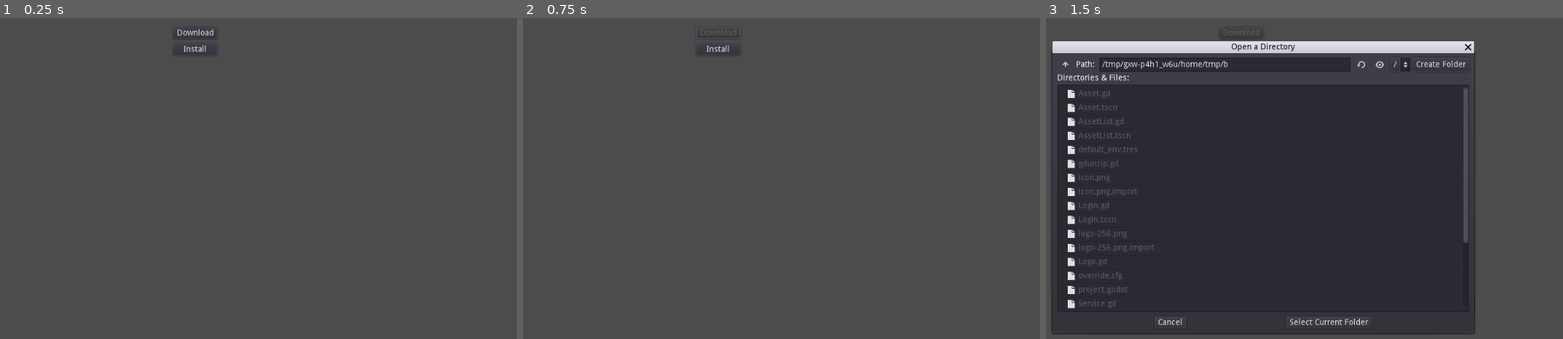
Above: before the commit, frames 1-3 (left to right).
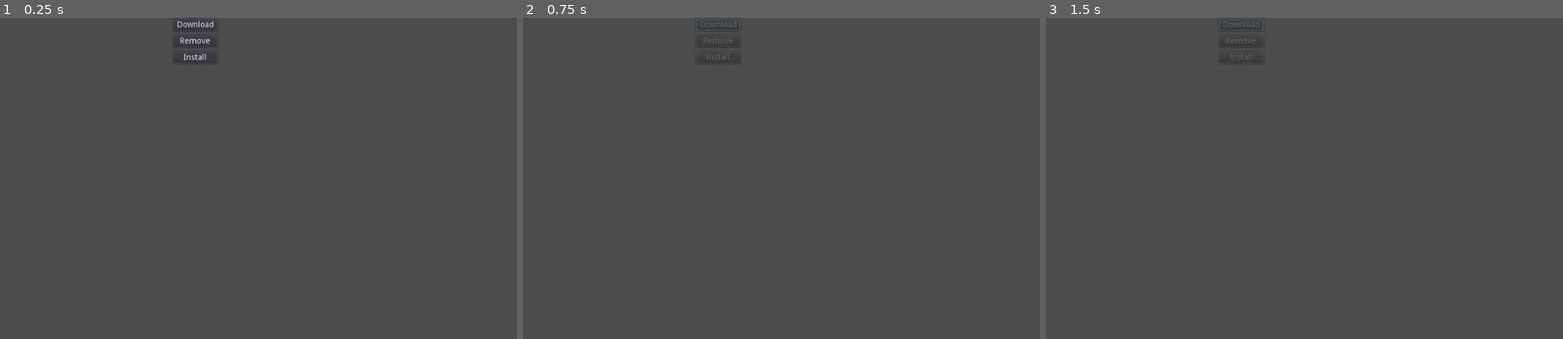
Above: after the commit, the same moments.

Repository: godotassets/plugin
Game: Godot game, scene res://Asset.tscn
The game is run twice, just before and just after one commit, with the same random seed, the same clock (stepped at 60 frames per second) and the same inputs. This scene is started directly instead of the project's main scene.
Inputs (mouse positions are in pixels of both pictures, inside the frame that each line leads up to):
- Up to frame 1 (0.25 s): no input
- Up to frame 2 (0.75 s): click "Download" at 0.5 s
- Up to frame 3 (1.5 s): click (1242, 50) at 1.25 s, where only the run before the commit has a clickable "Install"

The runs differ from the first frame. In frame 1, 0.3% of the frame differs, in the area x 34-42%, y 0-14%; in frame 2, 0.2%; in frame 3, 66%, in the area x 1-84%, y 0-99%.
Error in both runs: Invalid call. Nonexistent function '_is_asset_downloaded' in base 'Nil'. (res://Asset.gd:10)

Commit message:
Remove button

Diff:
--- a/godot-assets-integration/Asset.gd
+++ b/godot-assets-integration/Asset.gd
@@ -8,6 +8,7 @@
 
 func _ready():
 	$ButtonContainer/InstallButton.visible = service._is_asset_downloaded(asset_id)
+	$ButtonContainer/RemoveButton.visible = $ButtonContainer/InstallButton.visible
 	$Padding/Content/Name.text = asset_name
 	$Padding/Content/Publisher.text = publisher
 
@@ -27,11 +28,16 @@
 
 func _on_DownloadButton_pressed():
 	$ButtonContainer/DownloadButton.disabled = true
+	$ButtonContainer/InstallButton.disabled = true
+	$ButtonContainer/RemoveButton.disabled = true
 
 	var result = yield(service.download_asset(asset_id, asset_name), "completed")
 
 	$ButtonContainer/DownloadButton.disabled = false
+	$ButtonContainer/InstallButton.disabled = false
+	$ButtonContainer/RemoveButton.disabled = false
 	$ButtonContainer/InstallButton.visible = result != null
+	$ButtonContainer/RemoveButton.visible = $ButtonContainer/InstallButton.visible
 
 
 func _on_InstallButton_pressed():
@@ -42,3 +48,9 @@
 	$ButtonContainer/DownloadButton.disabled = false
 
 	service.install_asset(asset_id, dir)
+
+func _on_RemoveButton_pressed():
+	service.remove_asset(asset_id)
+
+	$ButtonContainer/InstallButton.visible = false
+	$ButtonContainer/RemoveButton.visible = false
--- a/godot-assets-integration/Asset.tscn
+++ b/godot-assets-integration/Asset.tscn
@@ -12,9 +12,8 @@
 }
 
 [node name="Image" type="TextureRect" parent="."]
-margin_top = 24.0
 margin_right = 144.0
-margin_bottom = 105.0
+margin_bottom = 81.0
 rect_min_size = Vector2( 144, 81 )
 size_flags_vertical = 4
 expand = true
@@ -25,31 +24,31 @@
 
 [node name="Padding" type="MarginContainer" parent="."]
 margin_left = 148.0
-margin_right = 516.0
-margin_bottom = 130.0
+margin_right = 433.0
+margin_bottom = 81.0
 size_flags_horizontal = 3
 size_flags_vertical = 3
 custom_constants/margin_left = 8
 
 [node name="Content" type="VBoxContainer" parent="Padding"]
 margin_left = 8.0
-margin_right = 368.0
-margin_bottom = 130.0
+margin_right = 285.0
+margin_bottom = 81.0
 size_flags_horizontal = 3
 alignment = 1
 
 [node name="Name" type="RichTextLabel" parent="Padding/Content"]
-margin_top = 38.0
-margin_right = 360.0
-margin_bottom = 53.0
+margin_top = 14.0
+margin_right = 277.0
+margin_bottom = 29.0
 size_flags_horizontal = 3
 size_flags_stretch_ratio = 0.0
 fit_content_height = true
 
 [node name="Version" type="RichTextLabel" parent="Padding/Content"]
-margin_top = 57.0
-margin_right = 360.0
-margin_bottom = 72.0
+margin_top = 33.0
+margin_right = 277.0
+margin_bottom = 48.0
 custom_colors/default_color = Color( 0.752941, 0.752941, 0.752941, 1 )
 fit_content_height = true
 __meta__ = {
@@ -57,30 +56,37 @@
 }
 
 [node name="Publisher" type="RichTextLabel" parent="Padding/Content"]
-margin_top = 76.0
-margin_right = 360.0
-margin_bottom = 91.0
+margin_top = 52.0
+margin_right = 277.0
+margin_bottom = 67.0
 custom_colors/default_color = Color( 0.752941, 0.752941, 0.752941, 1 )
 fit_content_height = true
 
 [node name="ButtonContainer" type="VBoxContainer" parent="."]
-margin_left = 520.0
-margin_right = 595.0
-margin_bottom = 130.0
+margin_left = 437.0
+margin_right = 512.0
+margin_bottom = 81.0
 custom_constants/separation = 8
 alignment = 1
 
 [node name="DownloadButton" type="Button" parent="ButtonContainer"]
-margin_top = 41.0
+margin_top = 2.0
 margin_right = 75.0
-margin_bottom = 61.0
+margin_bottom = 22.0
 size_flags_vertical = 4
 text = "Download"
 
+[node name="RemoveButton" type="Button" parent="ButtonContainer"]
+margin_top = 30.0
+margin_right = 75.0
+margin_bottom = 50.0
+size_flags_vertical = 4
+text = "Remove"
+
 [node name="InstallButton" type="Button" parent="ButtonContainer"]
-margin_top = 69.0
+margin_top = 58.0
 margin_right = 75.0
-margin_bottom = 89.0
+margin_bottom = 78.0
 size_flags_vertical = 4
 text = "Install"
 
@@ -95,5 +101,6 @@
 current_dir = "/Dev/github/godotassets/plugin/godot-assets-integration"
 current_path = "/Dev/github/godotassets/plugin/godot-assets-integration/"
 [connection signal="pressed" from="ButtonContainer/DownloadButton" to="." method="_on_DownloadButton_pressed"]
+[connection signal="pressed" from="ButtonContainer/RemoveButton" to="." method="_on_RemoveButton_pressed"]
 [connection signal="pressed" from="ButtonContainer/InstallButton" to="." method="_on_InstallButton_pressed"]
 [connection signal="dir_selected" from="FileDialog" to="." method="_on_FileDialog_dir_selected"]
--- a/godot-assets-integration/Service.gd
+++ b/godot-assets-integration/Service.gd
@@ -1,7 +1,6 @@
 extends Node
 class_name Service
 
-onready var _req = HTTPRequest.new()
 onready var _unzip = load("res://unzip.gd").new()
 
 const _path: String = "http://127.0.0.1:7071%s"
@@ -15,7 +14,6 @@
 var _refresh_token: String = ""
 
 func _ready():
-	add_child(_req)
 	_load_refresh_token()
 
 func login(access_token: String):
@@ -40,21 +38,30 @@
 	if update is GDScriptFunctionState:
 		yield(update, "completed")
 
+	var req = HTTPRequest.new()
+	add_child(req)
+
 	var url = _path % "/api/purchase"
 	var headers = ["Authorization: Bearer %s" % _id_token]
 
-	_req.request(url, headers, true, HTTPClient.METHOD_GET)
-
-	var result = yield(_req, "request_completed")
-	var response_code = result[1]
-	var body = result[3]
+	req.request(url, headers, true, HTTPClient.METHOD_GET)
+
+	var response = yield(req, "request_completed")
+	var response_code = response[1]
+	var body = response[3]
+
+	var result = null
 
 	if (response_code != 200):
 		var msg = "godot-assets-integration received response_code of %s from server" % response_code
 		_error(msg)
-		return
-
-	return JSON.parse(body.get_string_from_utf8()).result
+	else:
+		result = JSON.parse(body.get_string_from_utf8()).result
+
+	remove_child(req)
+	req.queue_free()
+
+	return result
 
 func load_image_from_url(url: String):
 	var req = HTTPRequest.new()
@@ -92,9 +99,9 @@
 
 	req.request(url, headers, true, HTTPClient.METHOD_GET)
 
-	var result = yield(req, "request_completed")
-	var response_code = result[1]
-	var body = result[3]
+	var response = yield(req, "request_completed")
+	var response_code = response[1]
+	var body = response[3]
 
 	if response_code != 200:
 		_error("Unable to get download link for asset %s" % asset_id)
@@ -113,23 +120,32 @@
 
 	req.request(url, [], true, HTTPClient.METHOD_GET)
 
-	result = yield(req, "request_completed")
-	response_code = result[1]
-	body = result[3]
+	response = yield(req, "request_completed")
+	response_code = response[1]
+	body = response[3]
+
+	var result = null
 
 	if response_code != 200:
+		remove_asset(asset_id)
 		_error("Unable to download asset %s" % asset_id)
-		return null
-
-	remove_child(req)
-	req.queue_free()
-
-	return req.download_file
+	else:
+		result = req.download_file
+
+	remove_child(req)
+	req.queue_free()
+
+	return response
 
 func install_asset(asset_id: String, directory: String):
 	var asset_file = _find_asset_download_file(asset_id)
 
 	_unzip.unzip(asset_file, str(directory, "/"))
+
+func remove_asset(asset_id: String):
+	var path = _find_asset_download_file(asset_id)
+
+	Directory.new().remove(path)
 
 func _is_asset_downloaded(asset_id: String):
 	return _find_asset_download_file(asset_id ) != null
@@ -168,25 +184,30 @@
 		"token": _refresh_token
 	})
 
-	_req.request(url, headers, true, HTTPClient.METHOD_POST, json)
-
-	var result = yield(_req, "request_completed")
-	var response_code = result[1]
-	var body = result[3]
+	var req = HTTPRequest.new()
+	add_child(req)
+
+	req.request(url, headers, true, HTTPClient.METHOD_POST, json)
+
+	var response = yield(req, "request_completed")
+	var response_code = response[1]
+	var body = response[3]
 
 	if (response_code != 200):
 		var msg = "godot-assets-integration received response_code of %s from server" % response_code
 		_error(msg)
-		return
-
-	var data = JSON.parse(body.get_string_from_utf8()).result
-
-	_expires = OS.get_system_time_secs() + int(data["expiresIn"])
-	_id_token = data["idToken"]
-	_refresh_token = data["refreshToken"]
-	_token_type = "refresh"
-
-	_save_refresh_token()
+	else:
+		var data = JSON.parse(body.get_string_from_utf8()).result
+
+		_expires = OS.get_system_time_secs() + int(data["expiresIn"])
+		_id_token = data["idToken"]
+		_refresh_token = data["refreshToken"]
+		_token_type = "refresh"
+
+		_save_refresh_token()
+
+	remove_child(req)
+	req.queue_free()
 
 func _load_refresh_token():
 	var file = File.new()
